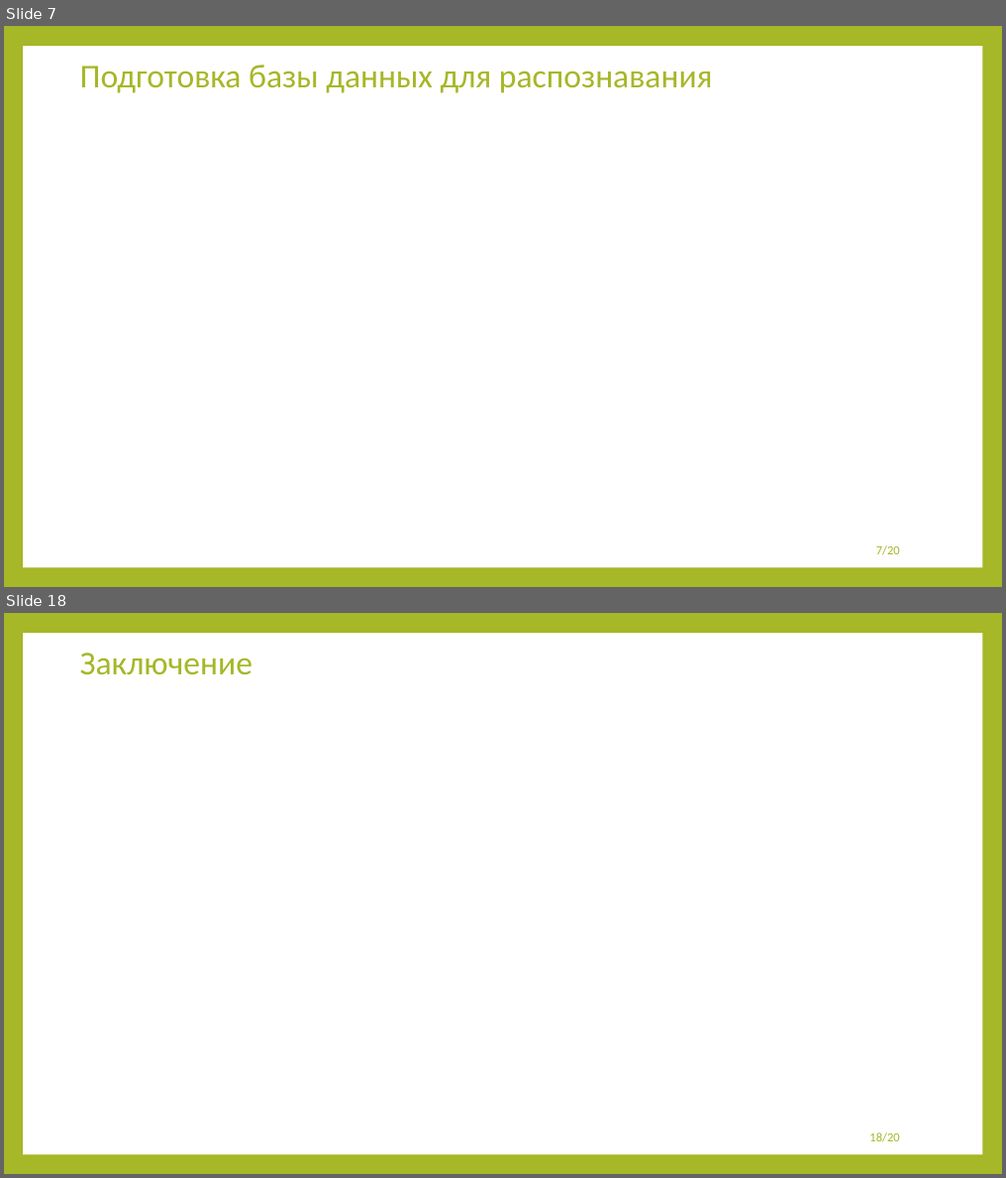
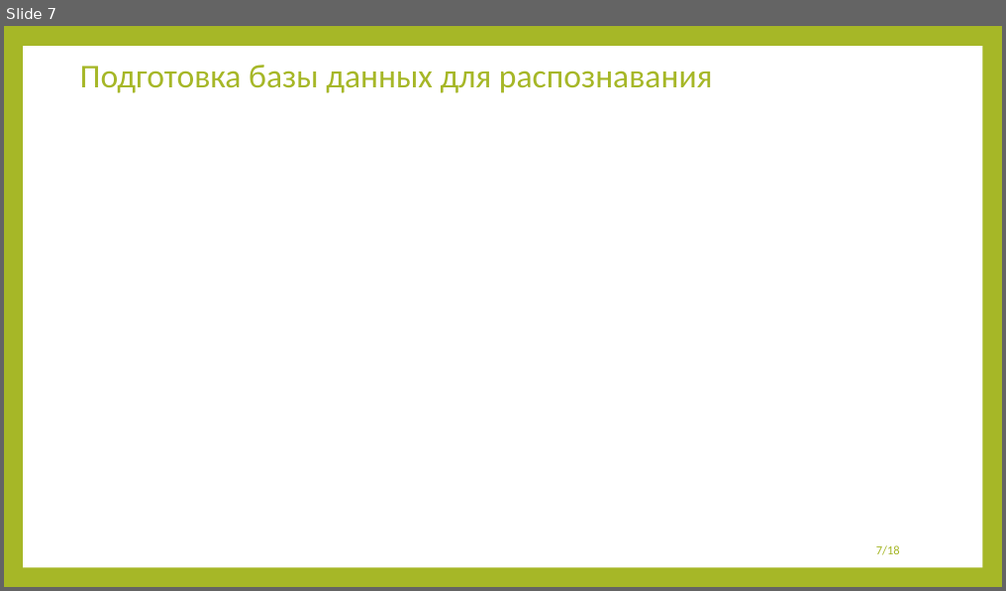
Before and after one commit to 13Fire13nyu/MasterDegree, a slide deck: presentation/presentation.pptx. Shown one above the other, each under a label of ours: slides 7 and 18 before the commit, slide 7 after it; the slides between them are not shown. The pictures are 1006x1178 and 1006x591 pixels, drawn with LibreOffice and Linux fonts; fonts in the diff are those of the drawing; grey boxes stand for pictures. Boxes give left, top, right and bottom in pixels: in the first picture for what was removed or moved away, otherwise in the second. Text is boxed around its words. In the diff, an @@ line names an element or a change of style, - is before the commit and + after.

```diff
--- a/presentation/presentation.pptx
+++ b/presentation/presentation.pptx
@@ slide 18 removed at (x1=4, y1=613, x2=1002, y2=1174), background #A6B727; not listed: 1 template element that a slide beside it also shows @@
@@ title removed at (x1=80, y1=653, x2=252, y2=675) @@
-Заключение
@@ page number removed at (x1=869, y1=1133, x2=899, y2=1143) @@
-18/20
@@ page number at (x1=876, y1=546, x2=900, y2=556): text changed @@
-7/20
+7/18
```
Also in this commit, not shown: 13 slides changed, 1 slide added, 4 other files.
